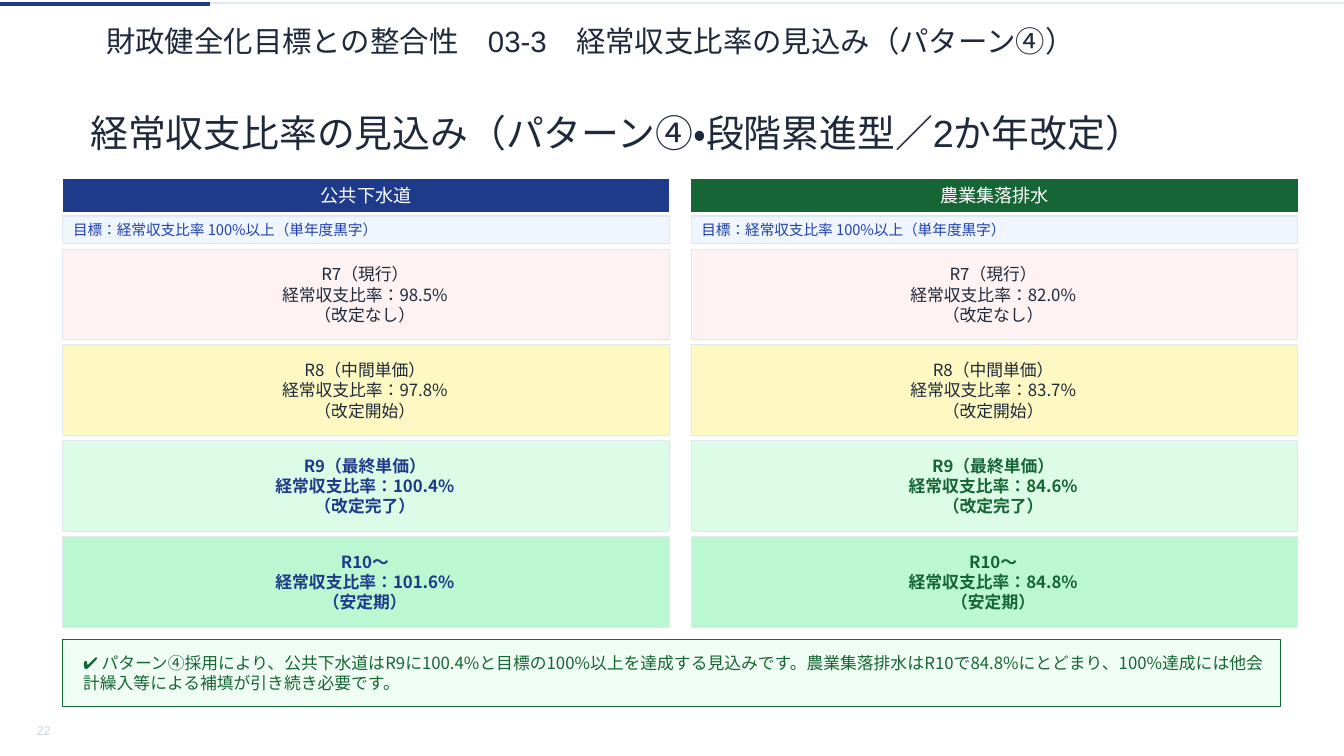
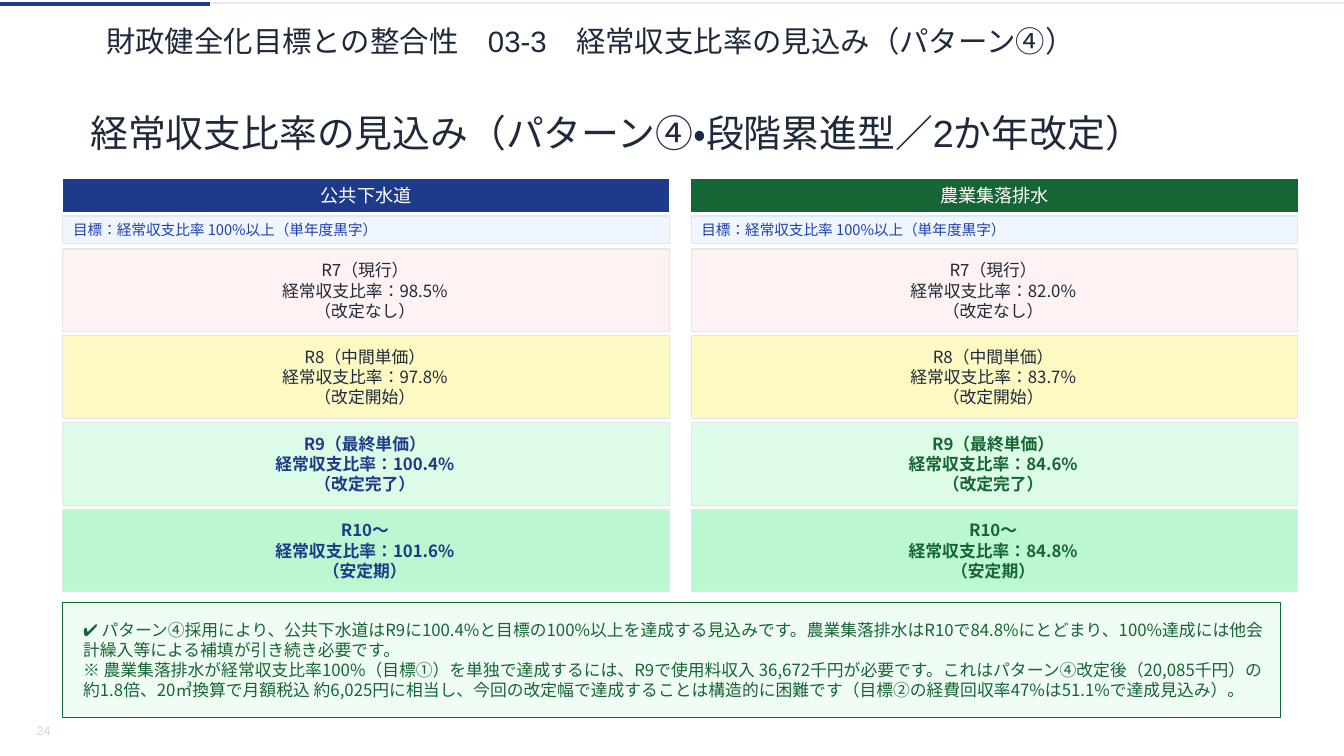
Before and after one commit to ryowakayama-gif/repository, a slide deck: slide 24 of rokko_sewage_council/output/六戸町_第2回審議会資料.pptx (slide 22 before the commit). Drawn at 1344x756 pixels with LibreOffice and Linux fonts; fonts in the diff are those of the drawing. Boxes give left, top, right and bottom in pixels: in the first picture for what was removed or moved away, otherwise in the second. Text is boxed around its words. In the diff, an @@ line names an element or a change of style, - is before the commit and + after.

```diff
--- a/rokko_sewage_council/output/六戸町_第2回審議会資料.pptx
+++ b/rokko_sewage_council/output/六戸町_第2回審議会資料.pptx
@@ freeform shape "R7（現行）" resized from (x1=64, y1=249, x2=669, y2=340) to (x1=64, y1=249, x2=669, y2=332) @@
@@ freeform shape "R7（現行）" resized from (x1=692, y1=249, x2=1298, y2=340) to (x1=692, y1=249, x2=1298, y2=332) @@
@@ freeform shape "R8（中間単価）" resized from (x1=64, y1=345, x2=669, y2=436) to (x1=64, y1=336, x2=669, y2=418) @@
@@ freeform shape "R8（中間単価）" resized from (x1=692, y1=345, x2=1298, y2=436) to (x1=692, y1=336, x2=1298, y2=418) @@
@@ freeform shape "R9（最終単価）" resized from (x1=64, y1=441, x2=669, y2=531) to (x1=64, y1=422, x2=669, y2=505) @@
@@ freeform shape "R9（最終単価）" resized from (x1=692, y1=441, x2=1298, y2=531) to (x1=692, y1=422, x2=1298, y2=505) @@
@@ freeform shape "R10〜" resized from (x1=64, y1=537, x2=669, y2=628) to (x1=64, y1=509, x2=669, y2=592) @@
@@ freeform shape "R10〜" resized from (x1=692, y1=537, x2=1298, y2=628) to (x1=692, y1=509, x2=1298, y2=592) @@
@@ freeform shape "✔ パターン④採用により、公共下水道はR9に100.4%と目標の100%以上を達成する見込みです。農業集落排水はR10で ..." resized from (x1=64, y1=639, x2=1281, y2=706) to (x1=64, y1=602, x2=1281, y2=718) @@
@@ text in freeform shape at (x1=83, y1=662, x2=1262, y2=699): paragraph added @@
+※ 農業集落排水が経常収支比率100%（目標①）を単独で達成するには、R9で使用料収入 36,672千円が必要です。これはパターン④改定後（20,085千円）の約1.8倍、20㎥換算で月額税込 約6,025円に相当し、今回の改定幅で達成することは構造的に困難です（目標②の経費回収率47%は51.1%で達成見込み）。
@@ text in freeform shape at (x1=37, y1=727, x2=51, y2=735): text changed @@
-22
+24
```
Also in this commit, not shown: 32 other slides changed, 2 slides added, 7 other files.
